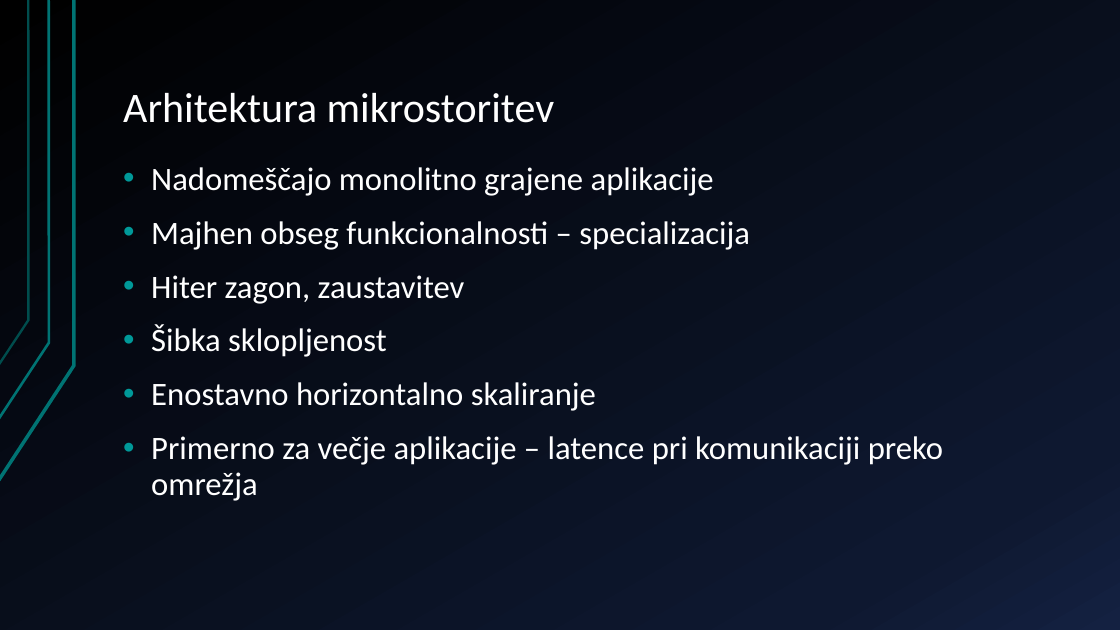
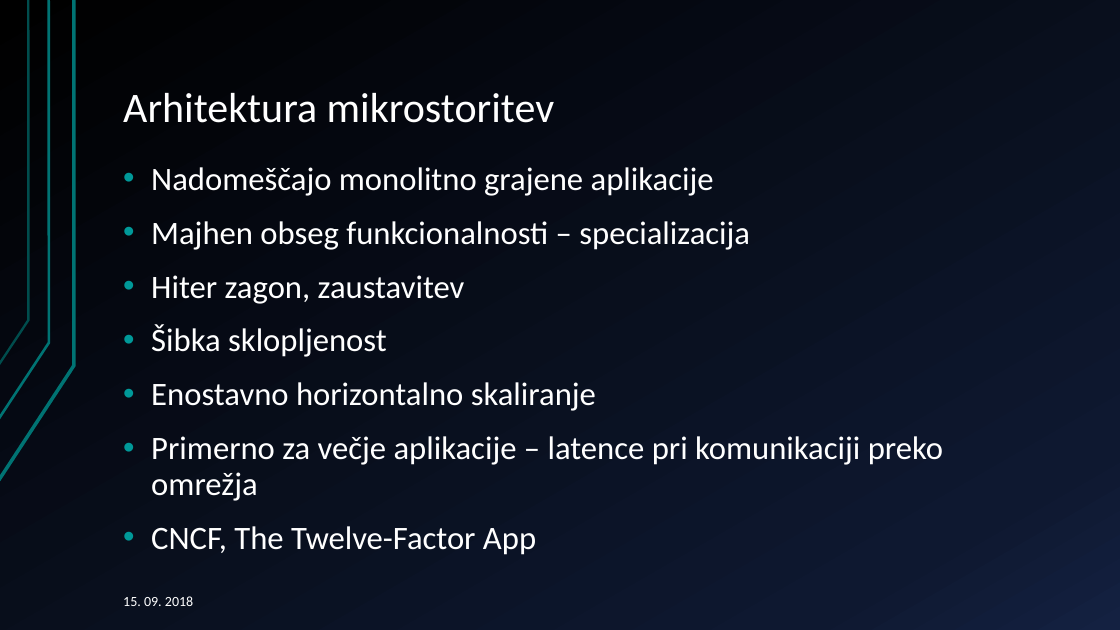
Before and after one commit to primozH/diploma, a slide deck: slide 2 of mikrostoritve decentralizacija.pptx. Drawn at 1120x630 pixels with LibreOffice and Linux fonts; fonts in the diff are those of the drawing. Boxes give left, top, right and bottom in pixels: in the first picture for what was removed or moved away, otherwise in the second. Text is boxed around its words. In the diff, an @@ line names an element or a change of style, - is before the commit and + after.

```diff
--- a/mikrostoritve decentralizacija.pptx
+++ b/mikrostoritve decentralizacija.pptx
@@ text at (151,526,536,555): paragraph added @@
+• CNCF, The Twelve-Factor App
@@ text added at (123,596,193,606), 12 pt, text #FFFFFF @@
+15. 09. 2018
```
Also in this commit, not shown: 8 other slides changed, 6 slides added, 4 slides removed.
